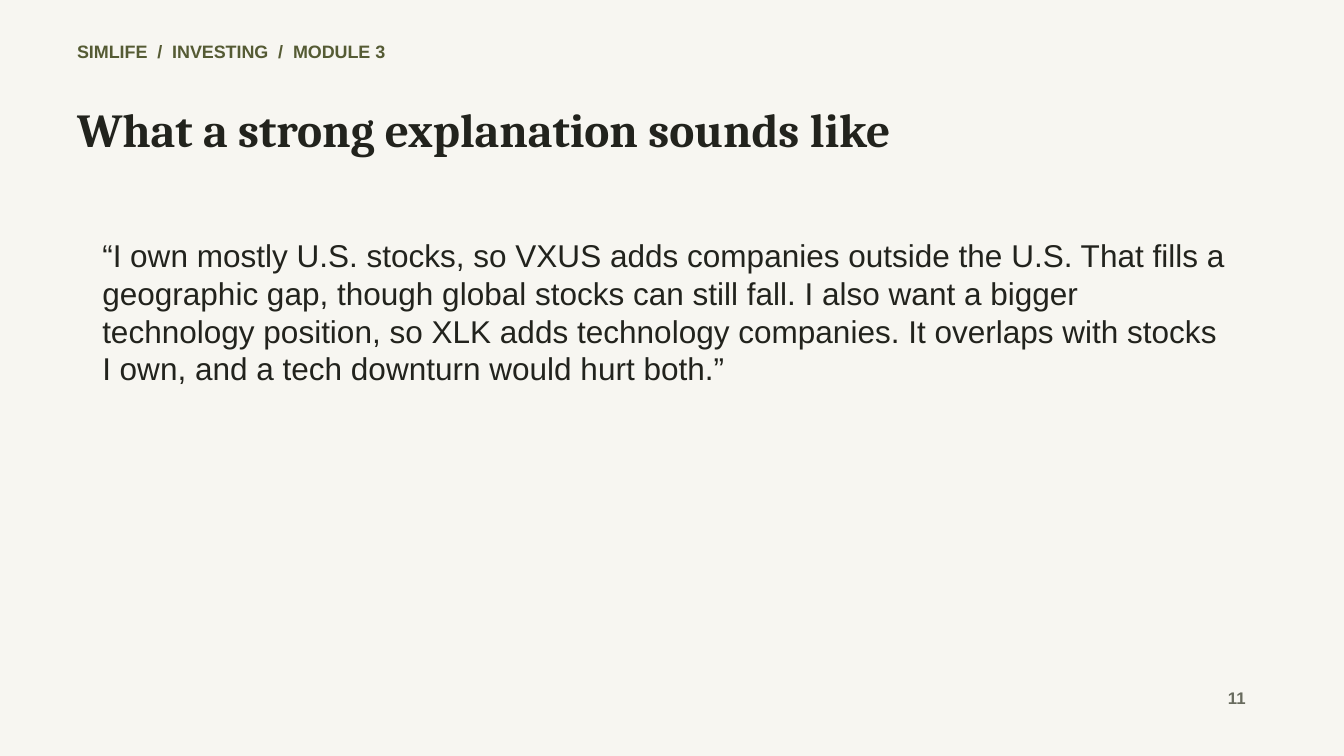
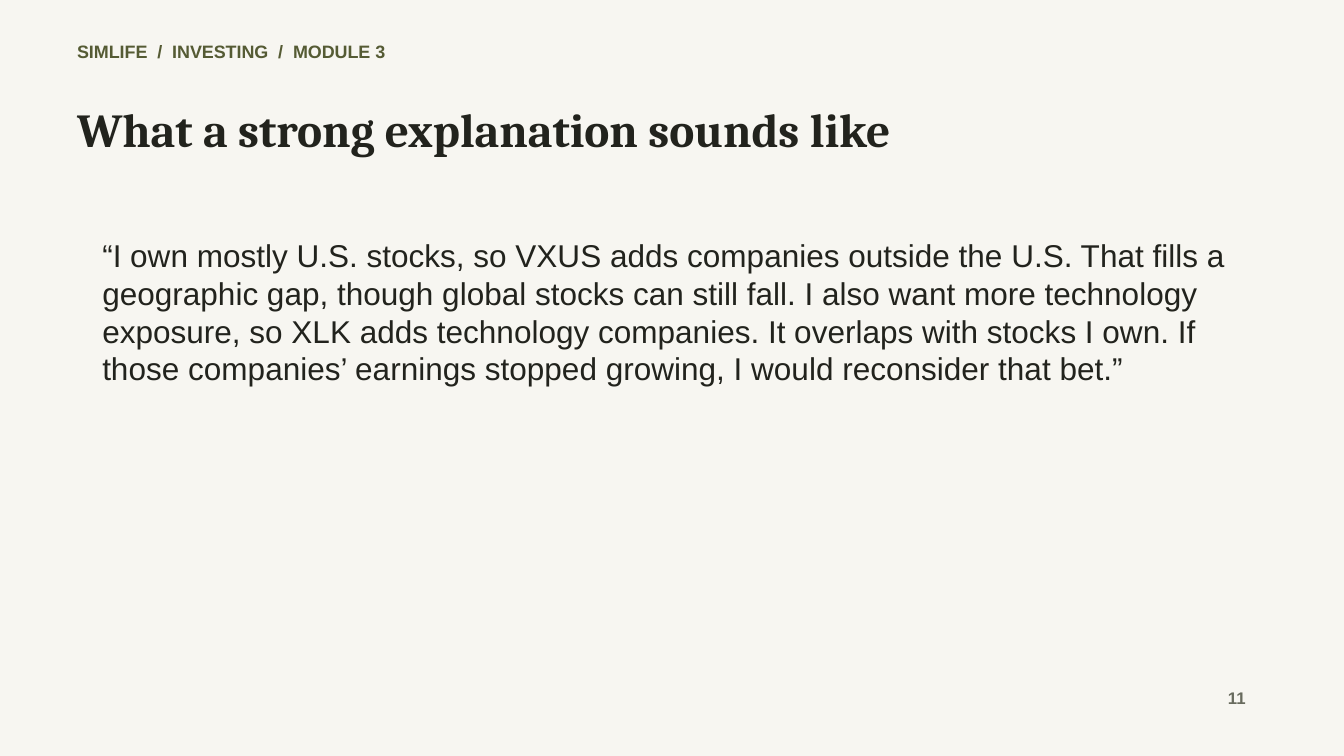
Before and after one commit to JML999/simlife-classroom, a slide deck: slide 11 of docs/module3-etfs/output/Module_3_ETFs_Lesson.pptx. Drawn at 1344x756 pixels with LibreOffice and Linux fonts; fonts in the diff are those of the drawing. Boxes give left, top, right and bottom in pixels: in the first picture for what was removed or moved away, otherwise in the second. Text is boxed around its words. In the diff, an @@ line names an element or a change of style, - is before the commit and + after.

```diff
--- a/docs/module3-etfs/output/Module_3_ETFs_Lesson.pptx
+++ b/docs/module3-etfs/output/Module_3_ETFs_Lesson.pptx
@@ text at (102,244,1225,386): text changed @@
-“I own mostly U.S. stocks, so VXUS adds companies outside the U.S. That fills a geographic gap, though global stocks can still fall. I also want a bigger technology position, so XLK adds technology companies. It overlaps with stocks I own, and a tech downturn would hurt both.”
+“I own mostly U.S. stocks, so VXUS adds companies outside the U.S. That fills a geographic gap, though global stocks can still fall. I also want more technology exposure, so XLK adds technology companies. It overlaps with stocks I own. If those companies’ earnings stopped growing, I would reconsider that bet.”
```
Also in this commit, not shown: 2 other slides changed, 6 other files.
